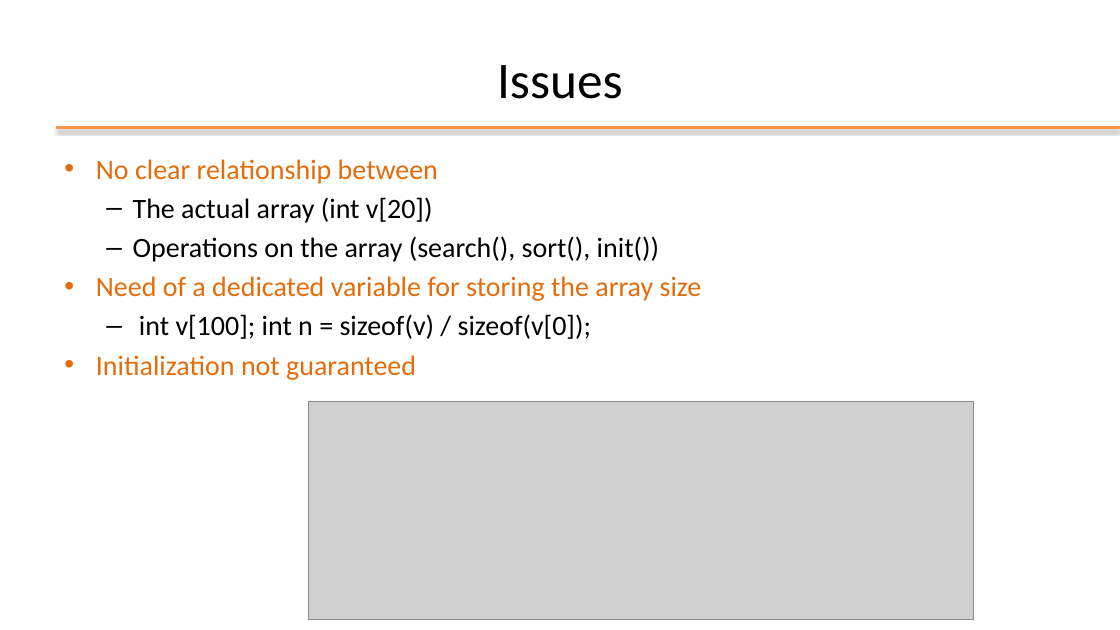
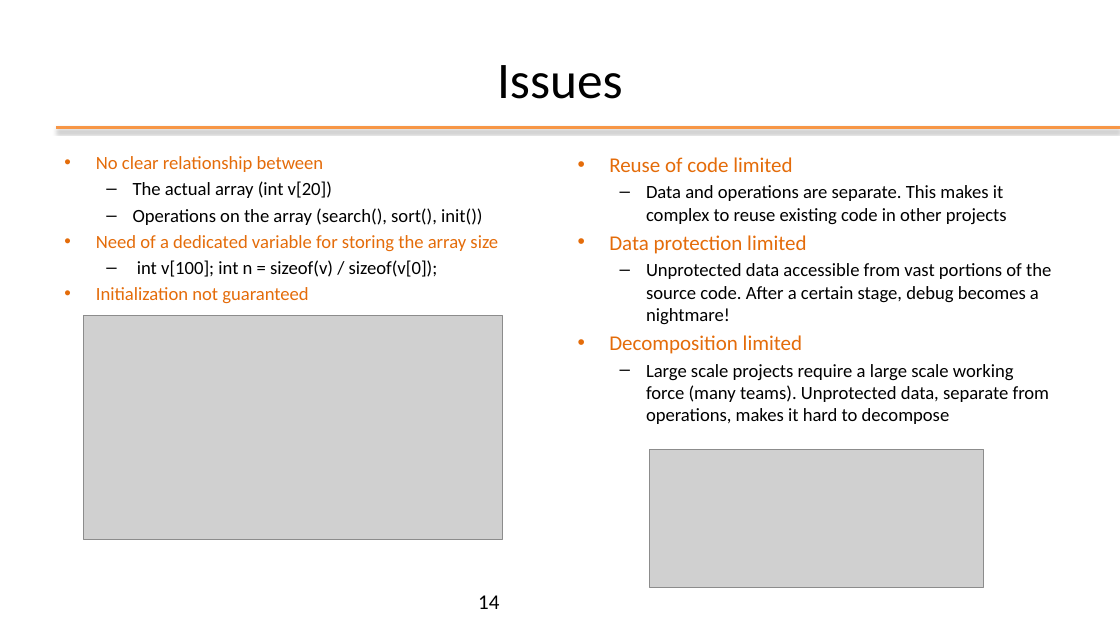
Before and after one commit to plctechnician/ooprogramming, a slide deck: slide 14 of java/slides/ppt/01 - Java From Functions to Objects.pptx. Drawn at 1120x630 pixels with LibreOffice and Linux fonts; fonts in the diff are those of the drawing; grey boxes stand for pictures; background and template pictures are left out. Boxes give left, top, right and bottom in pixels: in the first picture for what was removed or moved away, otherwise in the second. Text is boxed around its words. In the diff, an @@ line names an element or a change of style, - is before the commit and + after.

```diff
--- a/java/slides/ppt/01 - Java From Functions to Objects.pptx
+++ b/java/slides/ppt/01 - Java From Functions to Objects.pptx
@@ text "No clear relationship between" at box(96, 156, 498, 304): size 24 to 16 pt; less space between paragraphs @@
@@ text added at box(609, 157, 1051, 424), 16 pt, text #000000 @@
+• Reuse of code limited
+  – Data and operations are separate. This makes it complex to reuse existing code in other projects
+• Data protection limited
+  – Unprotected data accessible from vast portions of the source code. After a certain stage, debug becomes a nightmare!
+• Decomposition limited
+  – Large scale projects require a large scale working force (many teams). Unprotected data, separate from operations, makes it hard to decompose
@@ picture added at box(84, 315, 502, 540) @@
@@ picture removed at box(308, 401, 973, 619) @@
@@ picture added at box(649, 450, 984, 587) @@
```
Also in this commit, not shown: 9 other slides changed, 1 slide added, 9 slides removed, 3 other files.
